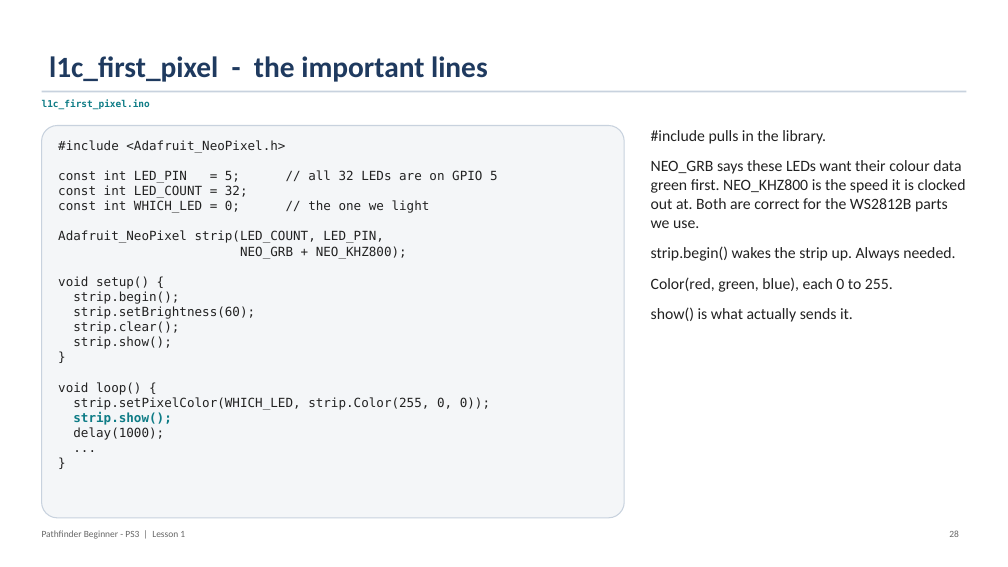
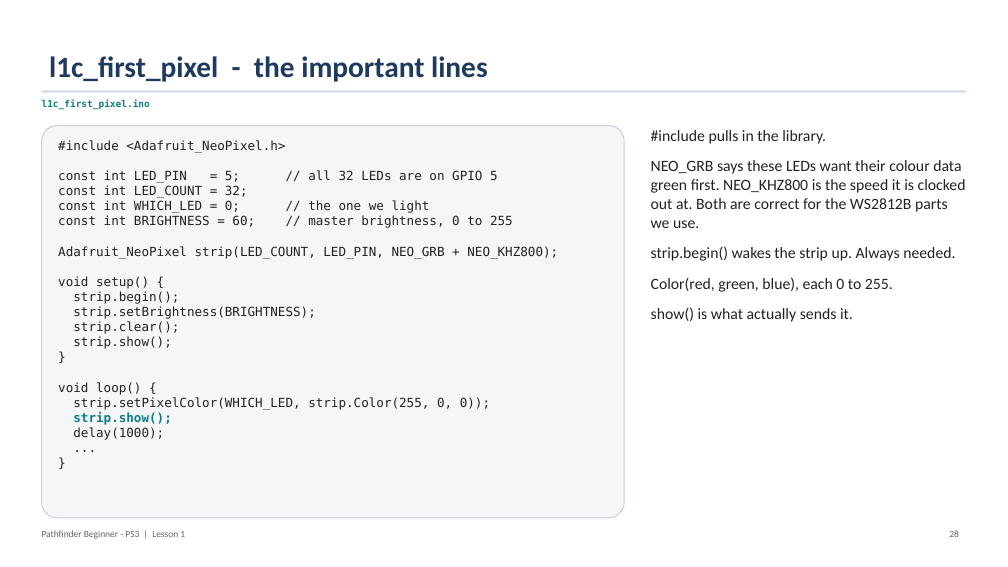
Before and after one commit to PorpoiseRobotics/porpoise-robotics, a slide deck: slide 29 of ground-vehicle/docs/courses/beginner-ps3/l1_introduction.pptx. Drawn at 1008x567 pixels with LibreOffice and Linux fonts; fonts in the diff are those of the drawing. Boxes give left, top, right and bottom in pixels: in the first picture for what was removed or moved away, otherwise in the second. Text is boxed around its words. In the diff, an @@ line names an element or a change of style, - is before the commit and + after.

```diff
--- a/ground-vehicle/docs/courses/beginner-ps3/l1_introduction.pptx
+++ b/ground-vehicle/docs/courses/beginner-ps3/l1_introduction.pptx
@@ text in rounded rectangle at box(58, 215, 558, 259): text changed @@
-Adafruit_NeoPixel strip(LED_COUNT, LED_PIN,
-NEO_GRB + NEO_KHZ800);
+const int BRIGHTNESS = 60; // master brightness, 0 to 255
+Adafruit_NeoPixel strip(LED_COUNT, LED_PIN, NEO_GRB + NEO_KHZ800);
@@ text in rounded rectangle at box(73, 306, 315, 319): text changed @@
-strip.setBrightness(60);
+strip.setBrightness(BRIGHTNESS);
```
Also in this commit, not shown: 20 other files.
